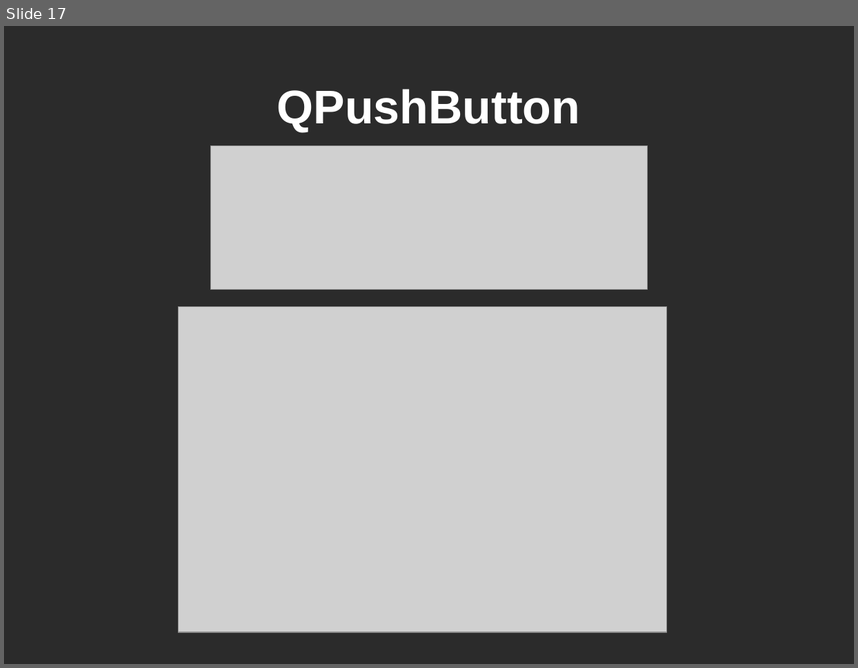
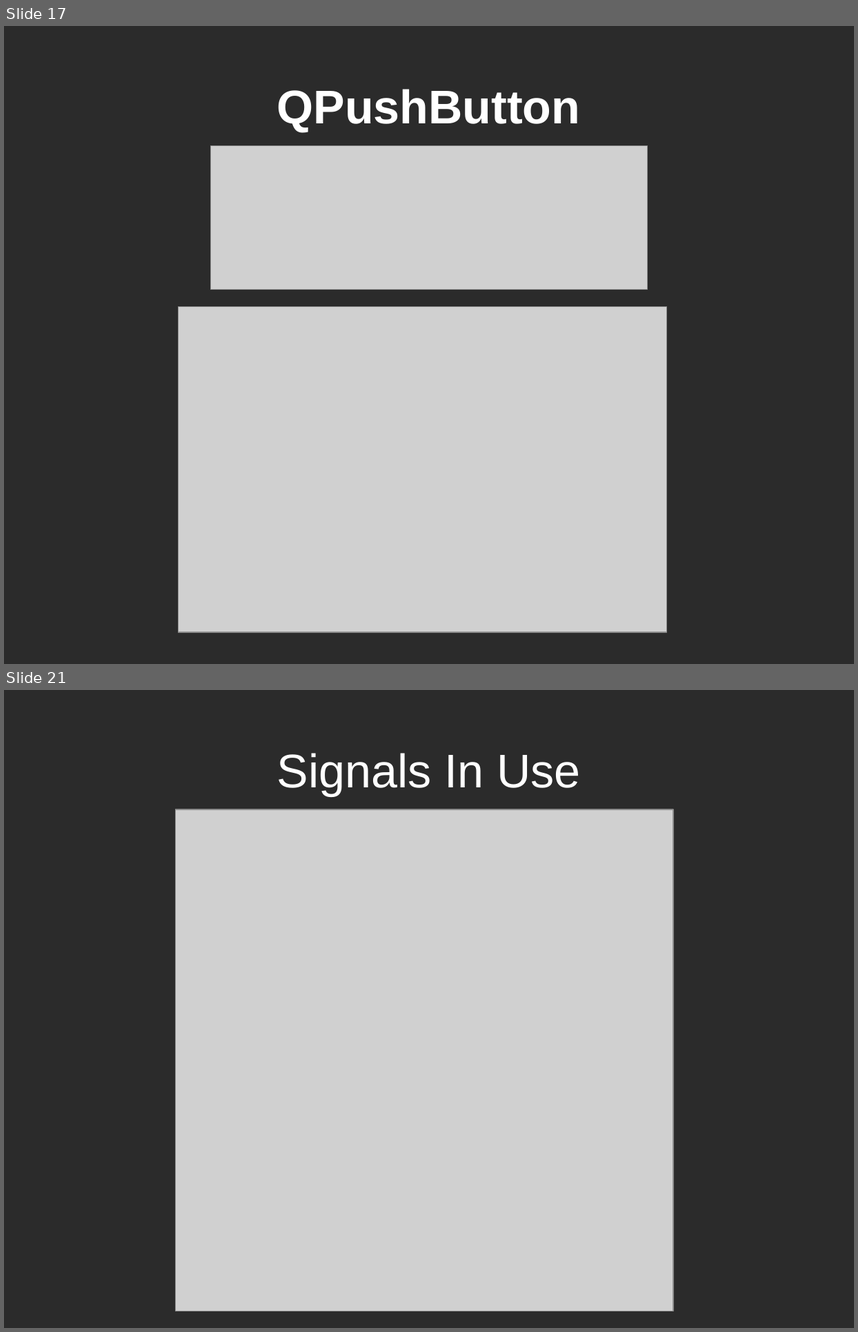
Before and after one commit to spmadden/sse-talks, a slide deck: PyQt/PyQt.odp. Shown one above the other, each under a label of ours: slide 17 before the commit, slides 17 and 21 after it; the slides between them are not shown. The pictures are 858x668 and 858x1332 pixels, drawn with LibreOffice and Linux fonts; fonts in the diff are those of the drawing; grey boxes stand for pictures; background and template pictures are left out; a plain dark background stands for a picture behind light text. Boxes give left, top, right and bottom in pixels: in the first picture for what was removed or moved away, otherwise in the second. Text is boxed around its words. In the diff, an @@ line names an element or a change of style, - is before the commit and + after.

Commit message:
Added more signals stuff.

```diff
--- a/PyQt/PyQt.odp
+++ b/PyQt/PyQt.odp
@@ slide 21 added at <box>4,690,854,1328</box>, background picture (left out) @@
@@ title added at <box>277,753,580,796</box>, 44 pt, text #FFFFFF @@
+Signals In Use
@@ picture added at <box>175,809,673,1311</box> @@
```
Also in this commit, not shown: 9 slides changed, 3 other slides added, 2 other files.
